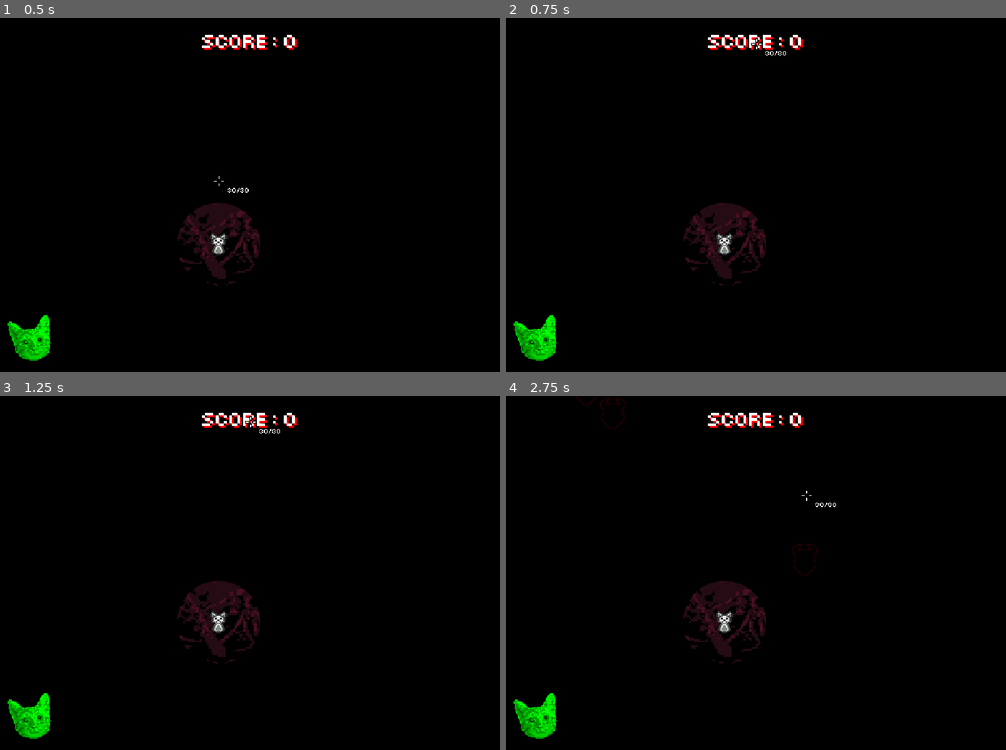
Above: before the commit, frames 1-4 (two rows, left to right).
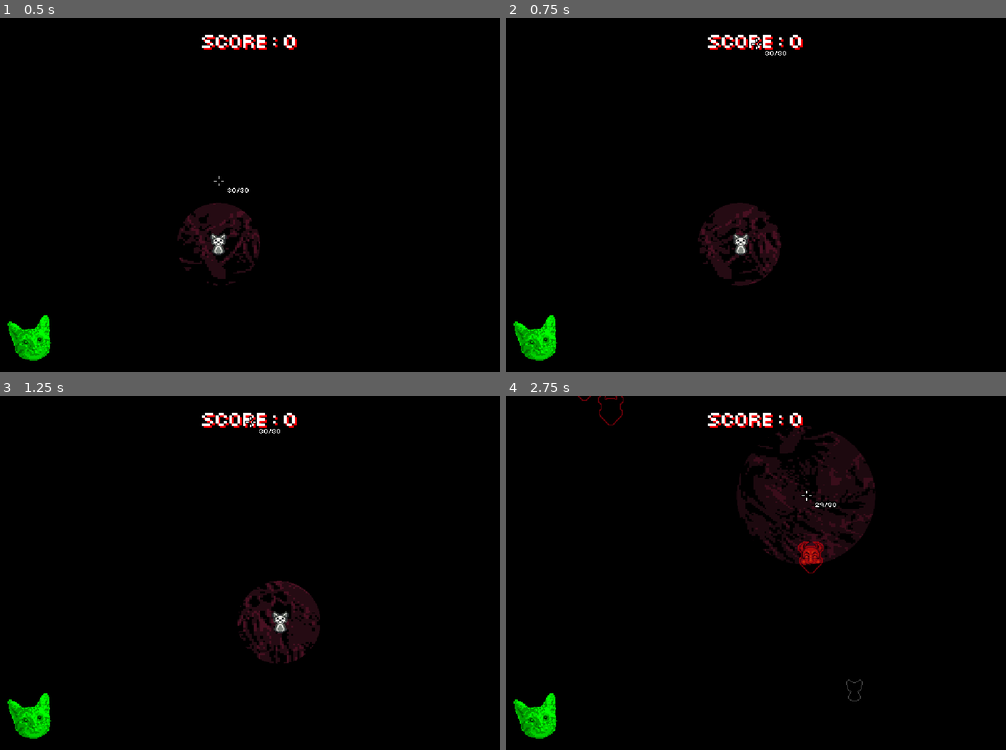
Above: after the commit, the same moments.

Repository: ThanapatrP/game-project-shooter
Game: Godot game, scene res://src/levels/main_level.tscn
Two runs of this game, one before a commit and one after it. Both use one fixed random seed, a clock stepped at 60 frames per second and the inputs below.
Inputs (mouse positions are in pixels of both pictures, inside the frame that each line leads up to):
- Up to frame 1 (0.5 s): no input
- Up to frame 2 (0.75 s): tap Enter (ui_accept) at 0.5, 0.6 s; move the mouse to (756, 42) at 0.52 s; hold D (right) from 0.53 s (still down)
- Up to frame 3 (1.25 s): keep holding D (right); tap Enter (ui_accept) at 0.77, 1.07 s
- Up to frame 4 (2.75 s): move the mouse to (656, 590) at 1.27 s; release D (right) at 1.28 s; hold S (down) 1.28-2.03 s; click (656, 590) at 1.35 s; tap Enter (ui_accept) at 1.52, 1.55, 1.82, 2.3 s; move the mouse to (806, 495) at 2.02 s; hold D (right) from 2.03 s (still down); hold Right mouse button (m2) from 2.03 s (still down)

Frame 1 is identical in both runs. In frame 2, 1.1% of the frame differs, in the area x 35-55%, y 52-76%; in frame 3, 3.4%; in frame 4, 7.8%, in the area x 13-74%, y 0-87%.

Commit message:
add pause parasite for pausable object

Diff:
--- a/src/levels/spawner.gd
+++ b/src/levels/spawner.gd
@@ -3,29 +3,28 @@
 var spawn_cd = [1.5,3]
 var spawn_count = [2,5]
 
+var curr_spawn_t = 0.0
+
 var enemy_scene = preload("res://src/characters/enemy/running_enemy.tscn")
-
-var timer : Timer = null
 
 func _ready() -> void:
 	randomize()
+	PauseParasite.create(self)
 
-	timer = Timer.new()
-	add_child(timer)
-	timer.connect("timeout", spawn_rand)
-	timer.autostart = false
-	timer.one_shot = true
+	curr_spawn_t = randf_range(spawn_cd.get(0), spawn_count.get(1))
 
-	timer.start(randf_range(spawn_cd.get(0), spawn_cd.get(1)))
-	PauseParasite.create(self)
+func _physics_process(delta: float) -> void:
+	curr_spawn_t -= delta
+
+	if curr_spawn_t < 0.0:
+		spawn_rand()
+		curr_spawn_t = randf_range(spawn_cd[0], spawn_cd[1])
 
 func spawn_rand():
 	randomize()
 	var new_range = randf_range(spawn_count.get(0), spawn_count.get(1))
 	for i in range(0, new_range):
 		spawn()
-
-	timer.start(randf_range(spawn_cd.get(0), spawn_cd.get(1)))
 
 
 func spawn():
--- a/src/ui/hp_indicator.gd
+++ b/src/ui/hp_indicator.gd
@@ -42,6 +42,21 @@
 	idle_icon.material.set_shader_parameter("follow_progress", curr_progress)
 	hurt_icon.material.set_shader_parameter("follow_progress", curr_progress)
 
+	var threshold = 0.6
+	if curr_progress > threshold:
+		col = green
+	else:
+		col = red.lerp(green, curr_progress / threshold)
+
+	idle_icon.material.set_shader_parameter("primary_color", col)
+	hurt_icon.material.set_shader_parameter("primary_color", col)
+
+	var dimmed_col : Color = col
+	dimmed_col.v *= 0.7
+
+	idle_icon.material.set_shader_parameter("secondary_color", dimmed_col)
+	hurt_icon.material.set_shader_parameter("secondary_color", dimmed_col)
+
 	# Sprite switching
 	if spr_t > 0.0:
 		idle_icon.visible = false
@@ -50,9 +65,9 @@
 		idle_icon.visible = true
 		hurt_icon.visible = false
 
+
 func _physics_process(delta: float) -> void:
 	curr_progress = lerp(curr_progress, to_progress, 0.07)
-	print(to_progress)
 
 
 func shake():
@@ -65,22 +80,6 @@
 		curr_progress = new_progress
 	to_progress = new_progress
 
-	var threshold = 0.6
-	if to_progress > threshold:
-		col = green
-	else:
-		col = red.lerp(green, to_progress / threshold)
-
-	idle_icon.material.set_shader_parameter("primary_color", col)
-	hurt_icon.material.set_shader_parameter("primary_color", col)
-
-	var dimmed_col : Color = col
-	dimmed_col.v *= 0.7
-
-	idle_icon.material.set_shader_parameter("secondary_color", dimmed_col)
-	hurt_icon.material.set_shader_parameter("secondary_color", dimmed_col)
-
-
 
 func _exit_tree() -> void:
 	Global.hp_indicator = null
--- a/src/util/global.gd
+++ b/src/util/global.gd
@@ -27,8 +27,3 @@
 # save load stuff
 func load_data():
     pass
-
-
-func _input(event: InputEvent) -> void:
-    if Input.is_action_just_pressed("ui_accept"):
-        emit_signal("pause")
Not shown: 1 places in src/levels/main_level.tscn that only renumber resources
